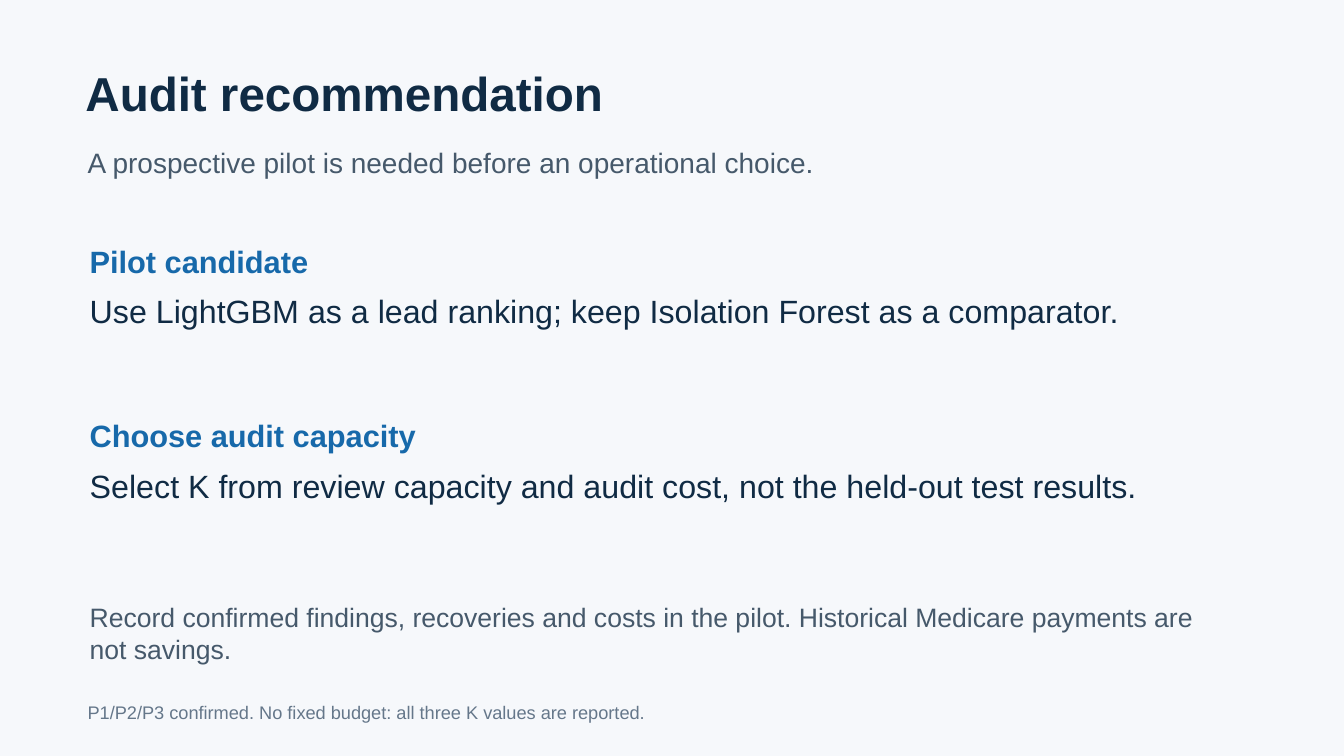
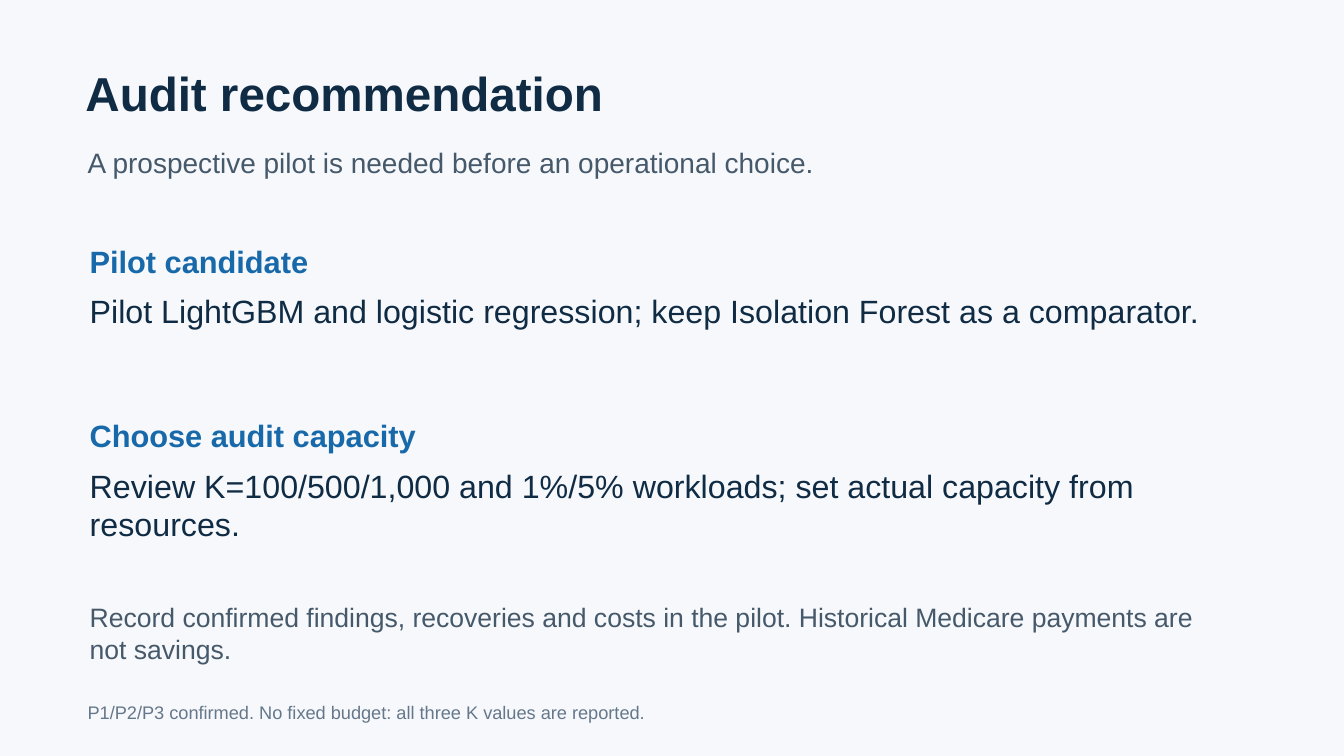
Before and after one commit to 23f2005056/mlba, a slide deck: slide 6 of presentation_figures/FraudLens_P4_Evaluation.pptx. Drawn at 1344x756 pixels with LibreOffice and Linux fonts; fonts in the diff are those of the drawing. Boxes give left, top, right and bottom in pixels: in the first picture for what was removed or moved away, otherwise in the second. Text is boxed around its words. In the diff, an @@ line names an element or a change of style, - is before the commit and + after.

Commit message:
Reconcile P1 test metrics and add peer baselines

```diff
--- a/presentation_figures/FraudLens_P4_Evaluation.pptx
+++ b/presentation_figures/FraudLens_P4_Evaluation.pptx
@@ text at [90,299,1199,330]: text changed @@
-Use LightGBM as a lead ranking; keep Isolation Forest as a comparator.
+Pilot LightGBM and logistic regression; keep Isolation Forest as a comparator.
@@ text at [90,474,1133,537]: text changed @@
-Select K from review capacity and audit cost, not the held-out test results.
+Review K=100/500/1,000 and 1%/5% workloads; set actual capacity from resources.
```
Also in this commit, not shown: 3 other slides changed, 14 other files.
